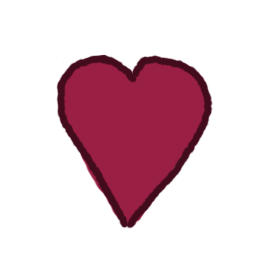
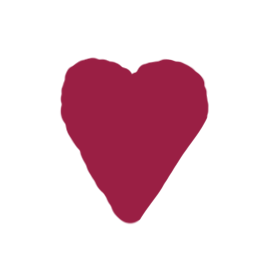
Two versions of the same layered image (256 × 256). Layer-by-layer changes:
hid "Calque 4" over left=56, top=54, right=213, bottom=229
